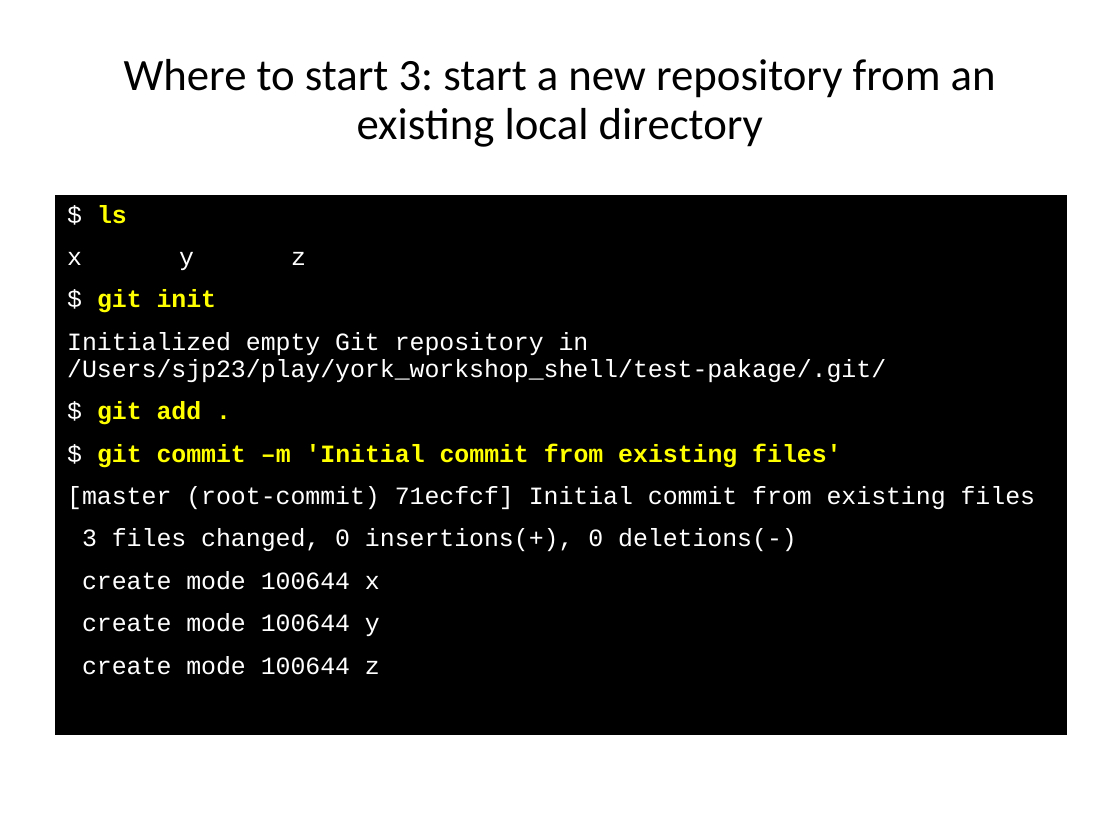
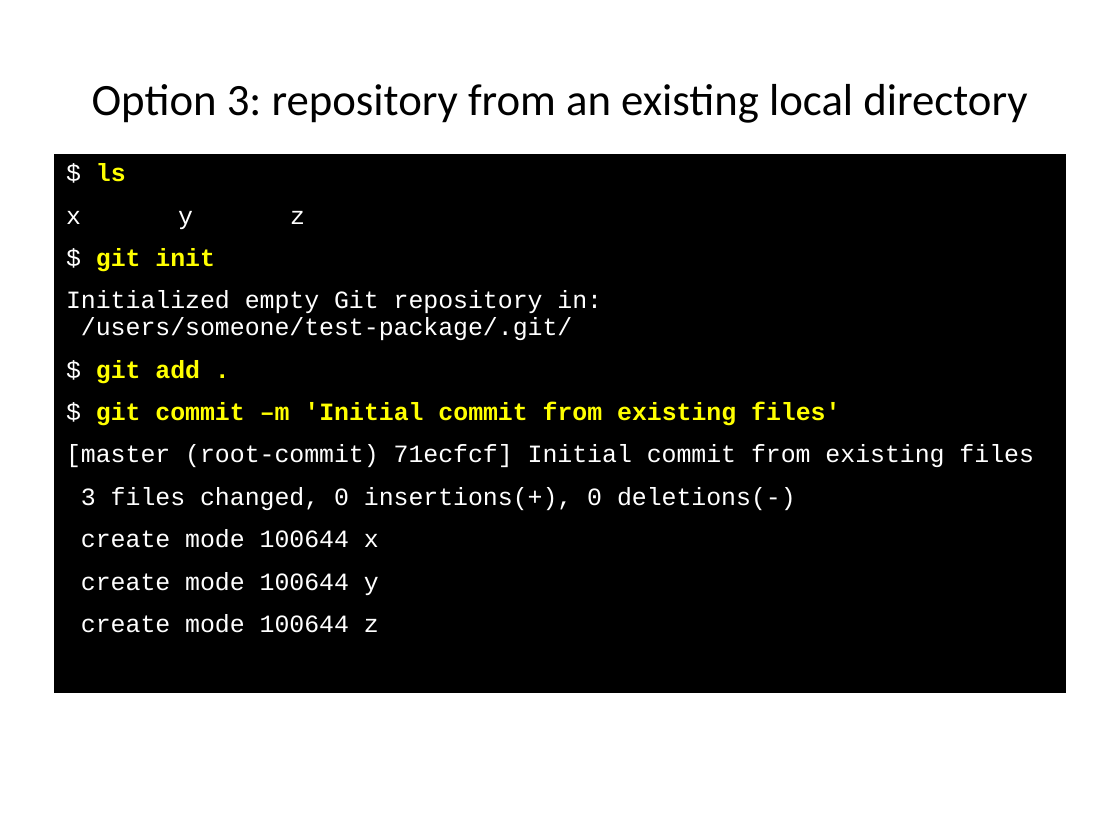
Before and after one commit to ncasuk/ncas-isc, a slide deck: slide 22 of version_control/presentations/01_git_intro.pptx (slide 21 before the commit). Drawn at 1120x840 pixels with LibreOffice and Linux fonts; fonts in the diff are those of the drawing; background and template pictures are left out. Boxes give left, top, right and bottom in pixels: in the first picture for what was removed or moved away, otherwise in the second. Text is boxed around its words. In the diff, an @@ line names an element or a change of style, - is before the commit and + after.

```diff
--- a/version_control/presentations/01_git_intro.pptx
+++ b/version_control/presentations/01_git_intro.pptx
@@ title at (92,84,1027,123): text changed @@
-Where to start 3: start a new repository from an existing local directory
+Option 3: repository from an existing local directory
@@ text "$ ls": place and size @@
-text "$ ls" at (56,196,1066,735)
+text "$ ls" at (55,155,1065,693)
@@ text at (66,290,602,340): text changed @@
-Initialized empty Git repository in /Users/sjp23/play/york_workshop_shell/test-pakage/.git/
+Initialized empty Git repository in:
+/users/someone/test-package/.git/
```
Also in this commit, not shown: 18 other slides changed, 1 slide added, 4 other files.
